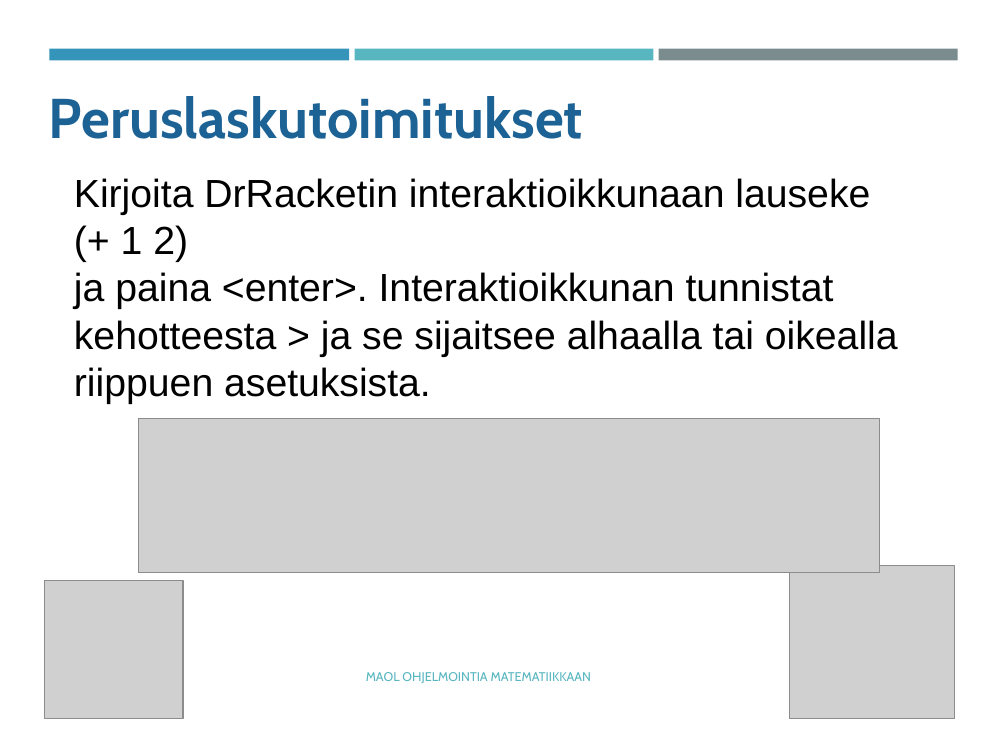
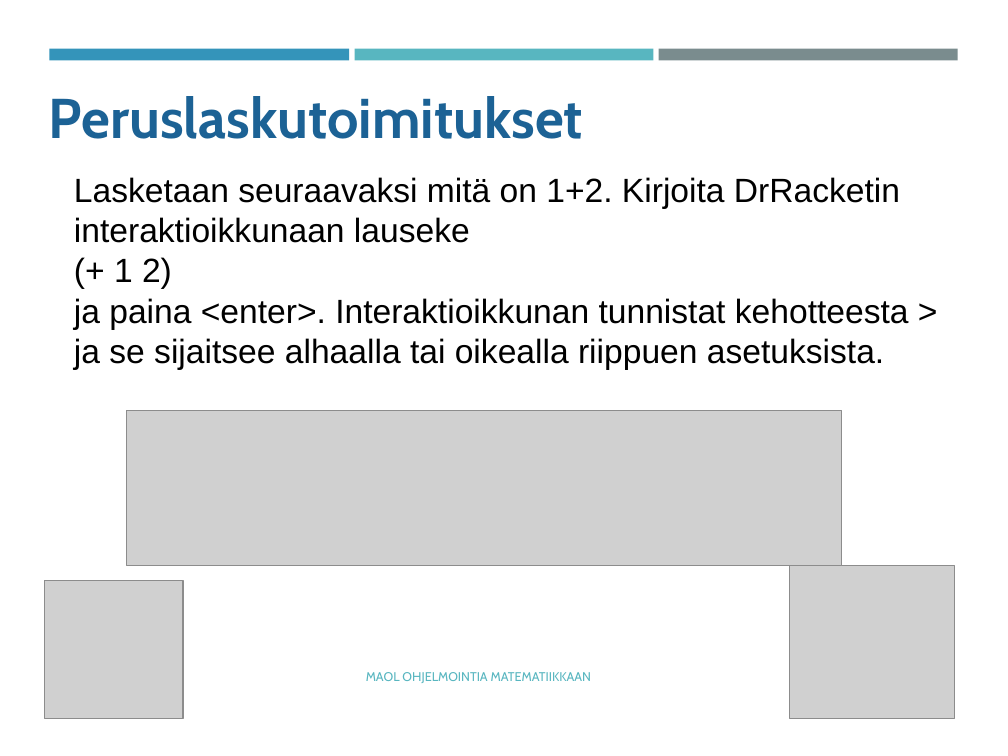
Before and after one commit to tyynetyyne/tyynetyyne.github.io, a slide deck: slide 7 of tehtavat/tiedostot/maol/power_point/Racket-MAOL-5-6-tutustuminen-ohjelmointiymparistoon.pptx. Drawn at 1008x756 pixels with LibreOffice and Linux fonts; fonts in the diff are those of the drawing; grey boxes stand for pictures. Boxes give left, top, right and bottom in pixels: in the first picture for what was removed or moved away, otherwise in the second. Text is boxed around its words. In the diff, an @@ line names an element or a change of style, - is before the commit and + after.

```diff
--- a/tehtavat/tiedostot/maol/power_point/Racket-MAOL-5-6-tutustuminen-ohjelmointiymparistoon.pptx
+++ b/tehtavat/tiedostot/maol/power_point/Racket-MAOL-5-6-tutustuminen-ohjelmointiymparistoon.pptx
@@ text at (74,177,900,243): text changed; size 28 to 24 pt @@
-Kirjoita DrRacketin interaktioikkunaan lauseke
+Lasketaan seuraavaksi mitä on 1+2. Kirjoita DrRacketin interaktioikkunaan lauseke
@@ text at (74,257,909,370): size 28 to 24 pt in "(+ 1 2)", "ja paina <enter>. Interaktioikkunan tunnistat kehotteesta > ..." @@
@@ picture: place and size @@
-picture at (139,418,880,573)
+picture at (127,410,842,565)
```
Also in this commit, not shown: 18 other slides changed.
